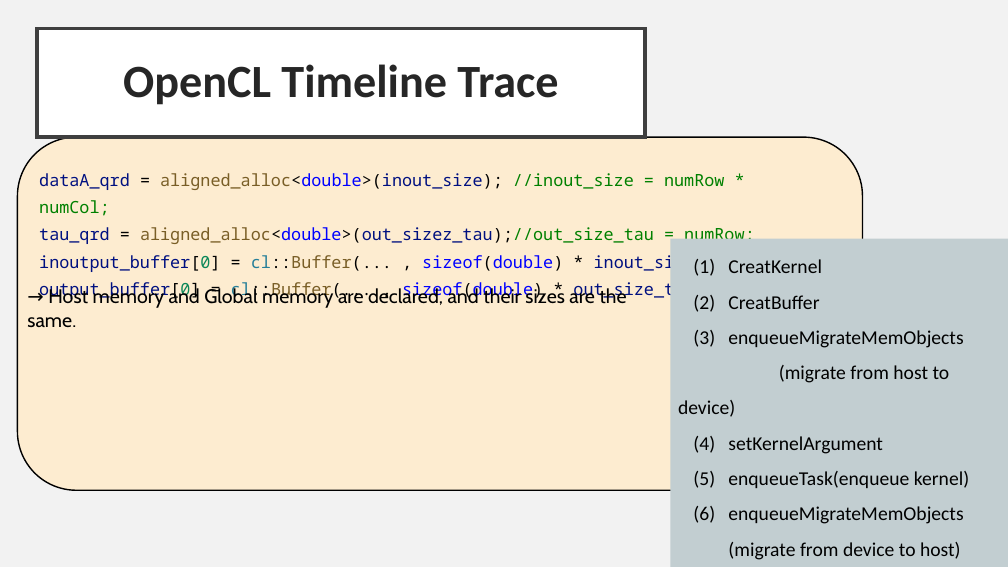
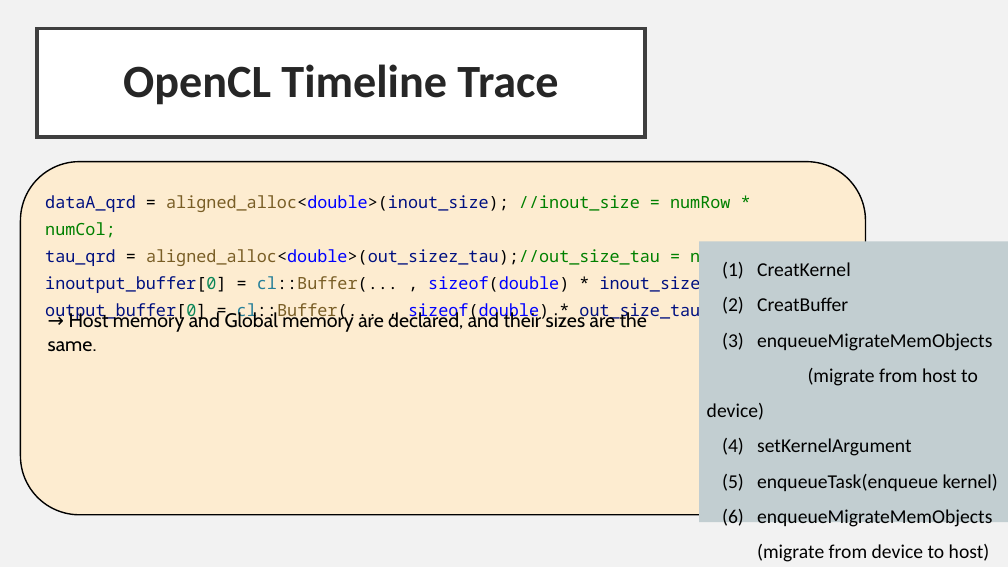
Before and after one commit to sssh311318/Lab_C_solver_QRF, a slide deck: slide 19 of LabC_qrf.pptx. Drawn at 1008x567 pixels with LibreOffice and Linux fonts; fonts in the diff are those of the drawing. Boxes give left, top, right and bottom in pixels: in the first picture for what was removed or moved away, otherwise in the second. Text is boxed around its words. In the diff, an @@ line names an element or a change of style, - is before the commit and + after.

```diff
--- a/LabC_qrf.pptx
+++ b/LabC_qrf.pptx
@@ rounded rectangle: place and size @@
-rounded rectangle at box(17, 137, 862, 490)
+rounded rectangle at box(20, 161, 865, 514)
@@ text "dataA_qrd = aligned_alloc<double>(inout_size); //inout_size  ...": place and size @@
-text "dataA_qrd = aligned_alloc<double>(inout_size); //inout_size  ..." at box(39, 173, 755, 300)
+text "dataA_qrd = aligned_alloc<double>(inout_size); //inout_size  ..." at box(45, 195, 761, 322)
@@ rectangle "CreatKernel": place and size @@
-rectangle "CreatKernel" at box(670, 239, 1008, 567)
+rectangle "CreatKernel" at box(700, 242, 1008, 523)
@@ text "→ Host memory and Global ...": place and size @@
-text "→ Host memory and Global ..." at box(27, 287, 626, 327)
+text "→ Host memory and Global ..." at box(48, 311, 647, 352)
```
Also in this commit, not shown: 4 other slides changed, 1 slide added.
